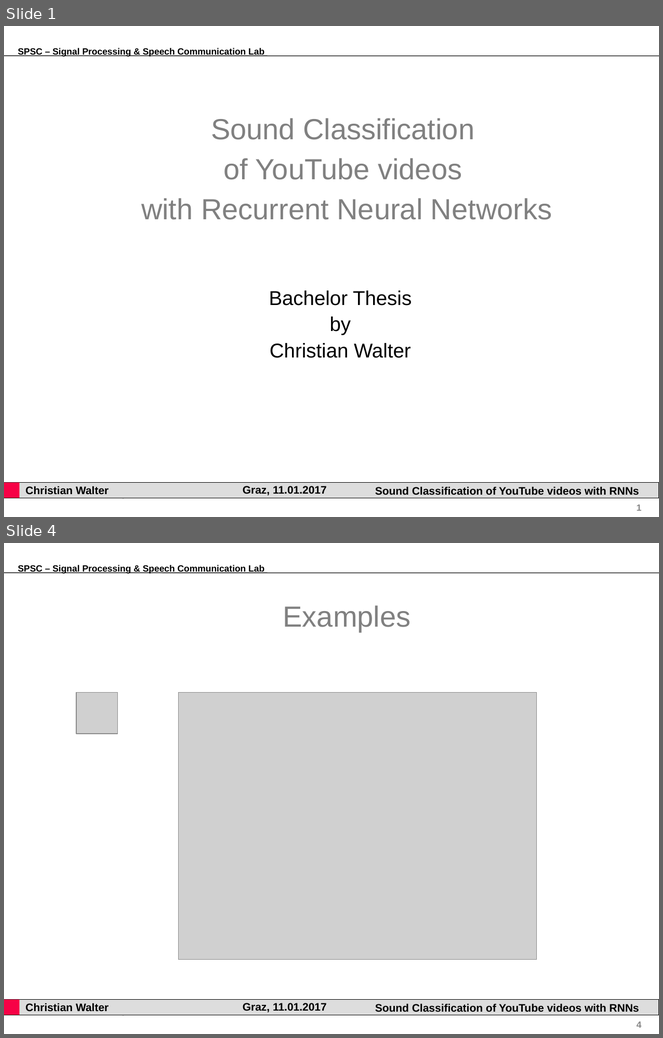
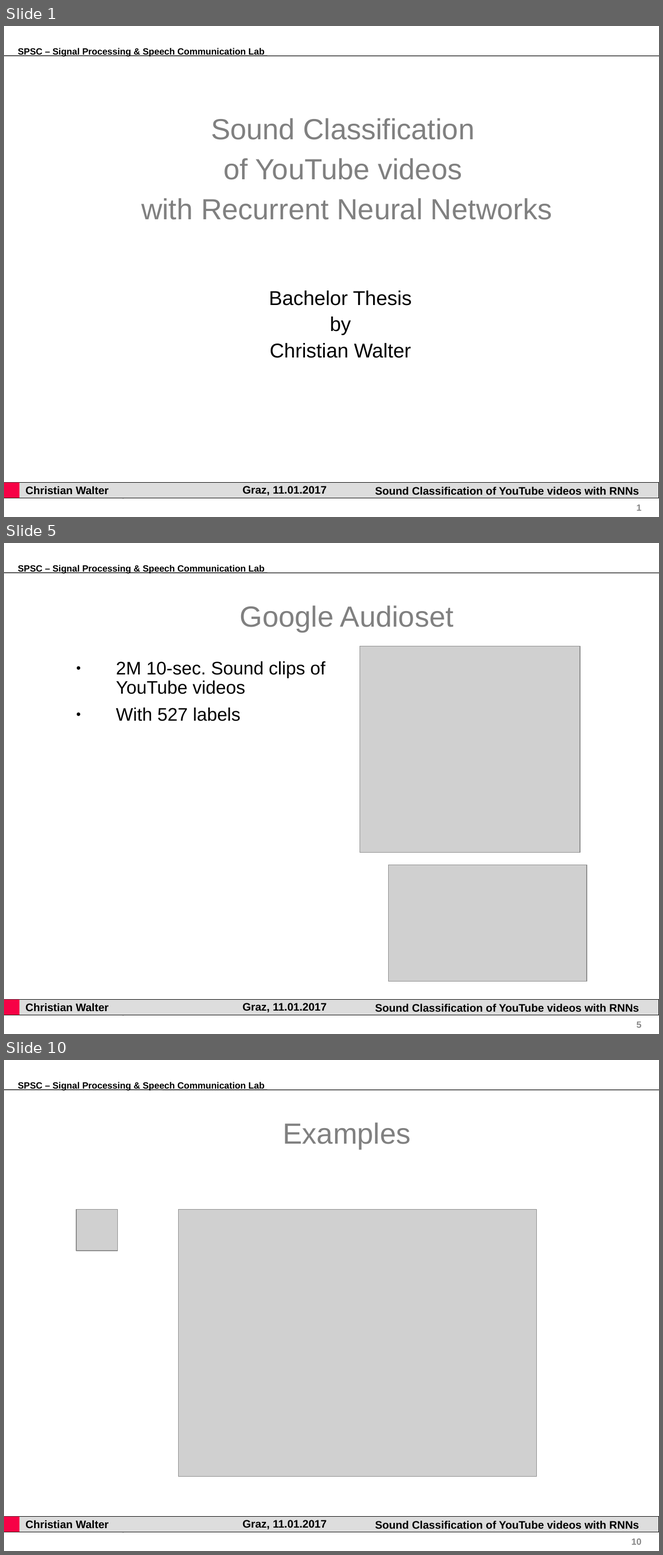
Before and after one commit to gartenschlaefer/present, a slide deck: bachelor_thesis/bachelor_thesis.ppt. Shown one above the other, each under a label of ours: slides 1 and 4 before the commit, slides 1, 5 and 10 after it; the slides between them are not shown. The pictures are 663x1038 and 663x1555 pixels, drawn with LibreOffice and Linux fonts; fonts in the diff are those of the drawing; grey boxes stand for pictures; background and template pictures are left out. Boxes give left, top, right and bottom in pixels: in the first picture for what was removed or moved away, otherwise in the second. Text is boxed around its words. In the diff, an @@ line names an element or a change of style, - is before the commit and + after.

```diff
--- a/bachelor_thesis/bachelor_thesis.ppt
+++ b/bachelor_thesis/bachelor_thesis.ppt
@@ slide 5 added at [4, 543, 659, 1034], background #FFFFFF; not listed: 8 template elements that a slide beside it also shows @@
@@ title added at [240, 605, 454, 632], 32 pt, text #808080 @@
+Google Audioset
@@ picture added at [360, 646, 580, 852] @@
@@ text added at [116, 661, 325, 721], 20 pt, text #000000 @@
+● 2M 10-sec. Sound clips of YouTube videos
+● With 527 labels
@@ picture added at [389, 865, 587, 982] @@
@@ what was slide 4 is now slide 10 @@
@@ page number at [632, 1539, 642, 1545]: text changed @@
-4
+10
```
Also in this commit, not shown: 1 slide changed, 6 other slides added, 1 slide removed, 8 other files.
